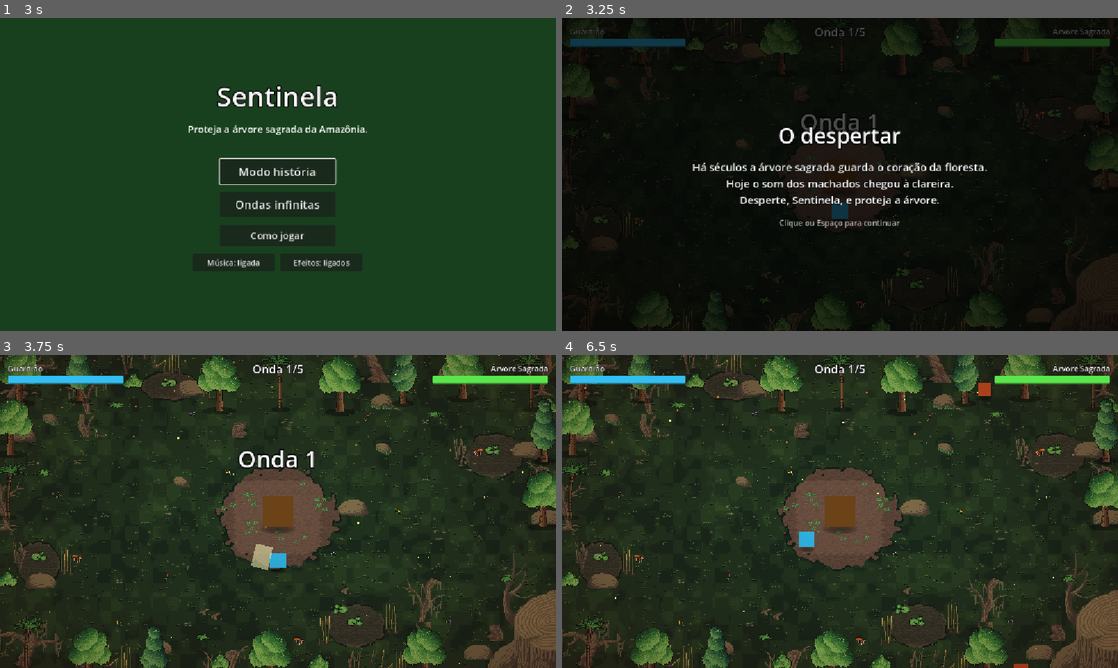
Above: before the commit, frames 1-4 (two rows, left to right).
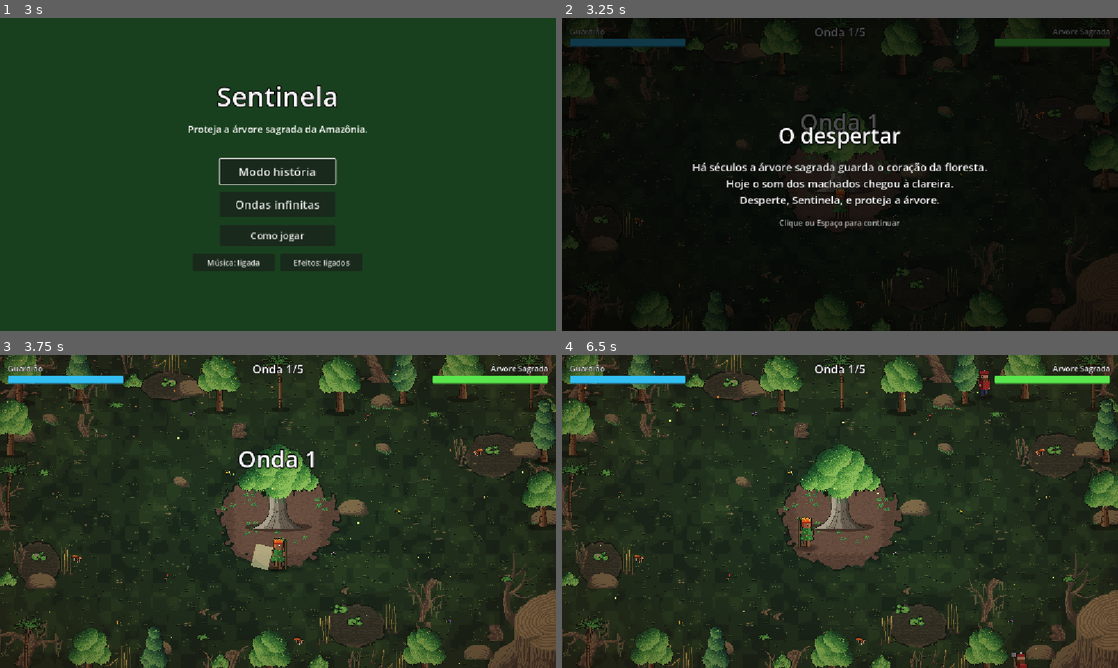
Above: after the commit, the same moments.

Repository: elian-sss/sentinela
Game: Godot game, scene res://cenas/telas/TelaInicial.tscn
Two runs of this game, one before a commit and one after it. Both use one fixed random seed, a clock stepped at 60 frames per second and the inputs below.
Inputs (mouse positions are in pixels of both pictures, inside the frame that each line leads up to):
- Up to frame 1 (3 s): click "Como jogar" at 0.5 s; click "Voltar" at 1.25 s; click "Como jogar" at 2 s; tap Enter (ui_accept) at 2.75 s; move the mouse to (400, 158) at 2.77 s; press the mouse at (400, 158) at 2.78 s; hold D (mover_direita) from 2.78 s (still down)
- Up to frame 2 (3.25 s): keep holding D (mover_direita); tap Enter (ui_accept) at 3.02 s
- Up to frame 3 (3.75 s): tap Enter (ui_accept) at 3.5 s; move the mouse to (166, 527) at 3.52 s; release D (mover_direita) at 3.53 s; release the mouse at (166, 527) at 3.53 s; hold S (mover_baixo) from 3.53 s (still down); tap Space (dash) at 3.6 s; click (166, 527) at 3.67 s
- Up to frame 4 (6.5 s): tap Enter (ui_accept) at 3.77, 5.27, 6.02 s; move the mouse to (895, 442) at 4.27 s; release S (mover_baixo) at 4.28 s; hold D (mover_direita) 4.28-5.03 s; hold R (reiniciar) 4.28-5.03 s; click (895, 442) at 4.42 s; move the mouse to (812, 574) at 5.02 s; hold W (mover_cima) 5.03-5.78 s; click (812, 574) at 5.1 s; move the mouse to (1006, 558) at 5.77 s; hold A (mover_esquerda) from 5.78 s (still down); tap Space (dash) at 5.85 s; click (1006, 558) at 5.92 s

Frame 1 is identical in both runs. In frame 2, 0.7% of the frame differs, in the area x 43-58%, y 30-65%; in frame 3, 2.2%; in frame 4, 2.7%, in the area x 42-84%, y 4-100%.

Commit message:
Troca os placeholders do herói, inimigos, chefe, árvore sagrada e itens por sprites animados

Diff:
--- a/cenas/arvore/Arvore.tscn
+++ b/cenas/arvore/Arvore.tscn
@@ -1,21 +1,10 @@
 [gd_scene load_steps=5 format=3]
+[ext_resource type="Texture2D" path="res://assets/personagens/arvore_sagrada.png" id="2_textura"]
 
 [ext_resource type="Script" path="res://cenas/arvore/arvore.gd" id="1_arvore"]
 
 [sub_resource type="RectangleShape2D" id="RectangleShape2D_arvore"]
 size = Vector2(64, 64)
-
-[sub_resource type="Gradient" id="Gradient_sombra"]
-offsets = PackedFloat32Array(0, 0.6, 1)
-colors = PackedColorArray(0, 0, 0, 0.45, 0, 0, 0, 0.3, 0, 0, 0, 0)
-
-[sub_resource type="GradientTexture2D" id="GradientTexture2D_sombra"]
-gradient = SubResource("Gradient_sombra")
-width = 84
-height = 24
-fill = 1
-fill_from = Vector2(0.5, 0.5)
-fill_to = Vector2(1, 0.5)
 
 [node name="Arvore" type="StaticBody2D" groups=["arvore"]]
 script = ExtResource("1_arvore")
@@ -23,15 +12,7 @@
 [node name="Colisao" type="CollisionShape2D" parent="."]
 shape = SubResource("RectangleShape2D_arvore")
 
-[node name="Visual" type="ColorRect" parent="."]
-offset_left = -32.0
-offset_top = -32.0
-offset_right = 32.0
-offset_bottom = 32.0
-mouse_filter = 2
-color = Color(0.45, 0.28, 0.1, 1)
-
-[node name="Sombra" type="Sprite2D" parent="."]
-z_index = -1
-position = Vector2(0, 37)
-texture = SubResource("GradientTexture2D_sombra")
+[node name="Visual" type="Sprite2D" parent="."]
+texture_filter = 1
+position = Vector2(0, -48)
+texture = ExtResource("2_textura")
--- a/cenas/chefe/Chefe.tscn
+++ b/cenas/chefe/Chefe.tscn
@@ -1,21 +1,10 @@
 [gd_scene load_steps=5 format=3]
+[ext_resource type="SpriteFrames" path="res://cenas/chefe/escavadeira_quadros.tres" id="2_quadros"]
 
 [ext_resource type="Script" path="res://cenas/chefe/chefe.gd" id="1_chefe"]
 
 [sub_resource type="RectangleShape2D" id="RectangleShape2D_chefe"]
 size = Vector2(96, 72)
-
-[sub_resource type="Gradient" id="Gradient_sombra"]
-offsets = PackedFloat32Array(0, 0.6, 1)
-colors = PackedColorArray(0, 0, 0, 0.45, 0, 0, 0, 0.3, 0, 0, 0, 0)
-
-[sub_resource type="GradientTexture2D" id="GradientTexture2D_sombra"]
-gradient = SubResource("Gradient_sombra")
-width = 112
-height = 28
-fill = 1
-fill_from = Vector2(0.5, 0.5)
-fill_to = Vector2(1, 0.5)
 
 [node name="Chefe" type="CharacterBody2D" groups=["inimigos"]]
 collision_layer = 2
@@ -32,15 +21,8 @@
 [node name="Colisao" type="CollisionShape2D" parent="."]
 shape = SubResource("RectangleShape2D_chefe")
 
-[node name="Visual" type="ColorRect" parent="."]
-offset_left = -48.0
-offset_top = -36.0
-offset_right = 48.0
-offset_bottom = 36.0
-mouse_filter = 2
-color = Color(0.45, 0.4, 0.5, 1)
-
-[node name="Sombra" type="Sprite2D" parent="."]
-z_index = -1
-position = Vector2(0, 42)
-texture = SubResource("GradientTexture2D_sombra")
+[node name="Visual" type="AnimatedSprite2D" parent="."]
+texture_filter = 1
+sprite_frames = ExtResource("2_quadros")
+animation = &"andando"
+autoplay = "andando"
--- a/cenas/chefe/chefe.gd
+++ b/cenas/chefe/chefe.gd
@@ -44,9 +44,8 @@
 var _tempo_ate_invocacao: float = 0.0
 var _arvore: Arvore
 var _heroi: Heroi
-var _cor_original: Color
 
-@onready var _visual: ColorRect = $Visual
+@onready var _visual: AnimatedSprite2D = $Visual
 @onready var _linha_aviso: Line2D = $LinhaAviso
 
 
@@ -54,7 +53,6 @@
 	_arvore = get_tree().get_first_node_in_group("arvore")
 	_heroi = get_tree().get_first_node_in_group("heroi")
 	vida_atual = vida_maxima
-	_cor_original = _visual.color
 	_tempo_ate_ataque_arvore = intervalo_ataque_arvore
 	_tempo_ate_invocacao = intervalo_invocacao
 	_mudar_estado(Estado.AVANCANDO)
@@ -74,6 +72,17 @@
 				_mudar_estado(Estado.AVANCANDO)
 	_contar_invocacao(delta)
 	_ferir_heroi_se_encostar()
+	_atualizar_animacao()
+
+
+## As esteiras só giram quando a escavadeira se move. O braço aponta para onde ela vai.
+func _atualizar_animacao() -> void:
+	if velocity.x != 0.0:
+		_visual.flip_h = velocity.x < 0.0
+	if velocity == Vector2.ZERO:
+		_visual.pause()
+	else:
+		_visual.play("andando")
 
 
 func receber_dano(valor: int) -> void:
@@ -83,7 +92,7 @@
 		valor *= multiplicador_dano_atordoado
 	vida_atual = maxi(vida_atual - valor, 0)
 	vida_alterada.emit(vida_atual, vida_maxima)
-	Feedback.piscar_branco(self, _visual, _cor_original)
+	Feedback.piscar_branco(self, _visual)
 	if vida_atual == 0:
 		_morrer()
 
--- /dev/null
+++ b/cenas/chefe/escavadeira_quadros.tres
@@ -0,0 +1,19 @@
+[gd_resource type="SpriteFrames" load_steps=4 format=3]
+
+[ext_resource type="Texture2D" path="res://assets/personagens/escavadeira.png" id="1_folha"]
+
+[sub_resource type="AtlasTexture" id="quadro_0"]
+atlas = ExtResource("1_folha")
+region = Rect2(0, 0, 124, 96)
+
+[sub_resource type="AtlasTexture" id="quadro_1"]
+atlas = ExtResource("1_folha")
+region = Rect2(124, 0, 124, 96)
+
+[resource]
+animations = [{
+"frames": [{"duration": 1.0, "texture": SubResource("quadro_0")}, {"duration": 1.0, "texture": SubResource("quadro_1")}],
+"loop": true,
+"name": &"andando",
+"speed": 6.0
+}]
--- a/cenas/heroi/Heroi.tscn
+++ b/cenas/heroi/Heroi.tscn
@@ -1,4 +1,5 @@
 [gd_scene load_steps=5 format=3]
+[ext_resource type="SpriteFrames" path="res://cenas/heroi/heroi_quadros.tres" id="2_quadros"]
 
 [ext_resource type="Script" path="res://cenas/heroi/heroi.gd" id="1_heroi"]
 
@@ -25,15 +26,18 @@
 [node name="Colisao" type="CollisionShape2D" parent="."]
 shape = SubResource("RectangleShape2D_heroi")
 
-[node name="Visual" type="ColorRect" parent="."]
-offset_left = -16.0
-offset_top = -16.0
-offset_right = 16.0
-offset_bottom = 16.0
-mouse_filter = 2
-color = Color(0.2, 0.75, 0.95, 1)
+[node name="Visual" type="AnimatedSprite2D" parent="."]
+texture_filter = 1
+position = Vector2(0, -15)
+scale = Vector2(1.5, 1.5)
+sprite_frames = ExtResource("2_quadros")
+animation = &"parado"
+autoplay = "parado"
+
 
 [node name="Escudo" type="Line2D" parent="."]
+position = Vector2(0, -15)
+scale = Vector2(1.4, 1.4)
 visible = false
 points = PackedVector2Array(26.00, 0.00, 25.11, 6.73, 22.52, 13.00, 18.38, 18.38, 13.00, 22.52, 6.73, 25.11, 0.00, 26.0 …(255 unchanged characters)…
 closed = true
@@ -42,5 +46,6 @@
 
 [node name="Sombra" type="Sprite2D" parent="."]
 z_index = -1
-position = Vector2(0, 21)
+position = Vector2(0, 18)
+scale = Vector2(1.5, 1.5)
 texture = SubResource("GradientTexture2D_sombra")
--- a/cenas/heroi/heroi.gd
+++ b/cenas/heroi/heroi.gd
@@ -39,7 +39,7 @@
 var _tempo_velocidade: float = 0.0
 var _tempo_forca: float = 0.0
 
-@onready var _visual: ColorRect = $Visual
+@onready var _visual: AnimatedSprite2D = $Visual
 @onready var _indicador_escudo: Line2D = $Escudo
 
 
@@ -67,6 +67,14 @@
 		velocity = direcao * velocidade * (multiplicador_velocidade if tem_velocidade() else 1.0)
 
 	move_and_slide()
+	_atualizar_animacao()
+
+
+## Vira para o lado em que olha e troca entre parado e andando.
+func _atualizar_animacao() -> void:
+	if _direcao_olhar.x != 0.0:
+		_visual.flip_h = _direcao_olhar.x < 0.0
+	_visual.play("andando" if velocity != Vector2.ZERO else "parado")
 
 
 func esta_em_dash() -> bool:
--- /dev/null
+++ b/cenas/heroi/heroi_quadros.tres
@@ -0,0 +1,40 @@
+[gd_resource type="SpriteFrames" load_steps=8 format=3]
+
+[ext_resource type="Texture2D" path="res://assets/personagens/heroi.png" id="1_folha"]
+
+[sub_resource type="AtlasTexture" id="quadro_0"]
+atlas = ExtResource("1_folha")
+region = Rect2(0, 0, 32, 44)
+
+[sub_resource type="AtlasTexture" id="quadro_1"]
+atlas = ExtResource("1_folha")
+region = Rect2(32, 0, 32, 44)
+
+[sub_resource type="AtlasTexture" id="quadro_2"]
+atlas = ExtResource("1_folha")
+region = Rect2(64, 0, 32, 44)
+
+[sub_resource type="AtlasTexture" id="quadro_3"]
+atlas = ExtResource("1_folha")
+region = Rect2(96, 0, 32, 44)
+
+[sub_resource type="AtlasTexture" id="quadro_4"]
+atlas = ExtResource("1_folha")
+region = Rect2(128, 0, 32, 44)
+
+[sub_resource type="AtlasTexture" id="quadro_5"]
+atlas = ExtResource("1_folha")
+region = Rect2(160, 0, 32, 44)
+
+[resource]
+animations = [{
+"frames": [{"duration": 1.0, "texture": SubResource("quadro_0")}, {"duration": 1.0, "texture": SubResource("quadro_1")}],
+"loop": true,
+"name": &"parado",
+"speed": 3.0
+}, {
+"frames": [{"duration": 1.0, "texture": SubResource("quadro_2")}, {"duration": 1.0, "texture": SubResource("quadro_3")}, {"duration": 1.0, "texture": SubResource("quadro_4")}, {"duration": 1.0, "texture": SubResource("quadro_5")}],
+"loop": true,
+"name": &"andando",
+"speed": 8.0
+}]
--- a/cenas/inimigo/Inimigo.tscn
+++ b/cenas/inimigo/Inimigo.tscn
@@ -1,4 +1,5 @@
 [gd_scene load_steps=5 format=3]
+[ext_resource type="SpriteFrames" path="res://cenas/inimigo/lenhador_quadros.tres" id="2_quadros"]
 
 [ext_resource type="Script" path="res://cenas/inimigo/inimigo.gd" id="1_inimigo"]
 
@@ -24,15 +25,17 @@
 [node name="Colisao" type="CollisionShape2D" parent="."]
 shape = SubResource("RectangleShape2D_inimigo")
 
-[node name="Visual" type="ColorRect" parent="."]
-offset_left = -14.0
-offset_top = -14.0
-offset_right = 14.0
-offset_bottom = 14.0
-mouse_filter = 2
-color = Color(0.9, 0.35, 0.15, 1)
+[node name="Visual" type="AnimatedSprite2D" parent="."]
+texture_filter = 1
+position = Vector2(0, -12)
+scale = Vector2(1.5, 1.5)
+sprite_frames = ExtResource("2_quadros")
+animation = &"andando"
+autoplay = "andando"
+
 
 [node name="Sombra" type="Sprite2D" parent="."]
 z_index = -1
-position = Vector2(0, 19)
+position = Vector2(0, 16)
+scale = Vector2(1.5, 1.5)
 texture = SubResource("GradientTexture2D_sombra")
--- a/cenas/inimigo/Motosserrista.tscn
+++ b/cenas/inimigo/Motosserrista.tscn
@@ -1,4 +1,5 @@
-[gd_scene load_steps=2 format=3]
+[gd_scene load_steps=3 format=3]
+[ext_resource type="SpriteFrames" path="res://cenas/inimigo/motosserrista_quadros.tres" id="2_quadros"]
 
 [ext_resource type="PackedScene" path="res://cenas/inimigo/Inimigo.tscn" id="1_base"]
 
@@ -6,4 +7,4 @@
 tipo = "motosserrista"
 
 [node name="Visual" parent="." index="1"]
-color = Color(0.95, 0.8, 0.15, 1)
+sprite_frames = ExtResource("2_quadros")
--- a/cenas/inimigo/inimigo.gd
+++ b/cenas/inimigo/inimigo.gd
@@ -30,16 +30,14 @@
 var _tempo_ate_ataque: float = 0.0
 var _tempo_ate_dano_heroi: float = 0.0
 var _empurrao: Vector2 = Vector2.ZERO
-var _cor_original: Color
 
-@onready var _visual: ColorRect = $Visual
+@onready var _visual: AnimatedSprite2D = $Visual
 
 
 func _ready() -> void:
 	_aplicar_balanceamento()
 	_arvore = get_tree().get_first_node_in_group("arvore")
 	_heroi = get_tree().get_first_node_in_group("heroi")
-	_cor_original = _visual.color
 	_tempo_ate_ataque = intervalo_ataque
 
 
@@ -54,12 +52,15 @@
 		velocity = Vector2.ZERO
 		return
 
+	_visual.flip_h = _arvore.global_position.x < global_position.x
 	if global_position.distance_to(_arvore.global_position) > alcance_ataque:
 		velocity = global_position.direction_to(_arvore.global_position) * velocidade
 		move_and_slide()
+		_visual.play("andando")
 	else:
 		velocity = Vector2.ZERO
 		_atacar_arvore(delta)
+		_visual.play("atacando")
 
 
 ## Copia os números do tipo (vida, velocidade, danos...) para as variáveis de mesmo nome.
@@ -71,7 +72,7 @@
 
 func receber_dano(valor: int) -> void:
 	vida -= valor
-	Feedback.piscar_branco(self, _visual, _cor_original)
+	Feedback.piscar_branco(self, _visual)
 
 
 func empurrar(impulso: Vector2) -> void:
--- /dev/null
+++ b/cenas/inimigo/lenhador_quadros.tres
@@ -0,0 +1,40 @@
+[gd_resource type="SpriteFrames" load_steps=8 format=3]
+
+[ext_resource type="Texture2D" path="res://assets/personagens/lenhador.png" id="1_folha"]
+
+[sub_resource type="AtlasTexture" id="quadro_0"]
+atlas = ExtResource("1_folha")
+region = Rect2(0, 0, 28, 38)
+
+[sub_resource type="AtlasTexture" id="quadro_1"]
+atlas = ExtResource("1_folha")
+region = Rect2(28, 0, 28, 38)
+
+[sub_resource type="AtlasTexture" id="quadro_2"]
+atlas = ExtResource("1_folha")
+region = Rect2(56, 0, 28, 38)
+
+[sub_resource type="AtlasTexture" id="quadro_3"]
+atlas = ExtResource("1_folha")
+region = Rect2(84, 0, 28, 38)
+
+[sub_resource type="AtlasTexture" id="quadro_4"]
+atlas = ExtResource("1_folha")
+region = Rect2(112, 0, 28, 38)
+
+[sub_resource type="AtlasTexture" id="quadro_5"]
+atlas = ExtResource("1_folha")
+region = Rect2(140, 0, 28, 38)
+
+[resource]
+animations = [{
+"frames": [{"duration": 1.0, "texture": SubResource("quadro_0")}, {"duration": 1.0, "texture": SubResource("quadro_1")}, {"duration": 1.0, "texture": SubResource("quadro_2")}, {"duration": 1.0, "texture": SubResource("quadro_3")}],
+"loop": true,
+"name": &"andando",
+"speed": 7.0
+}, {
+"frames": [{"duration": 1.0, "texture": SubResource("quadro_4")}, {"duration": 1.0, "texture": SubResource("quadro_5")}],
+"loop": true,
+"name": &"atacando",
+"speed": 2.0
+}]
--- /dev/null
+++ b/cenas/inimigo/motosserrista_quadros.tres
@@ -0,0 +1,40 @@
+[gd_resource type="SpriteFrames" load_steps=8 format=3]
+
+[ext_resource type="Texture2D" path="res://assets/personagens/motosserrista.png" id="1_folha"]
+
+[sub_resource type="AtlasTexture" id="quadro_0"]
+atlas = ExtResource("1_folha")
+region = Rect2(0, 0, 28, 38)
+
+[sub_resource type="AtlasTexture" id="quadro_1"]
+atlas = ExtResource("1_folha")
+region = Rect2(28, 0, 28, 38)
+
+[sub_resource type="AtlasTexture" id="quadro_2"]
+atlas = ExtResource("1_folha")
+region = Rect2(56, 0, 28, 38)
+
+[sub_resource type="AtlasTexture" id="quadro_3"]
+atlas = ExtResource("1_folha")
+region = Rect2(84, 0, 28, 38)
+
+[sub_resource type="AtlasTexture" id="quadro_4"]
+atlas = ExtResource("1_folha")
+region = Rect2(112, 0, 28, 38)
+
+[sub_resource type="AtlasTexture" id="quadro_5"]
+atlas = ExtResource("1_folha")
+region = Rect2(140, 0, 28, 38)
+
+[resource]
+animations = [{
+"frames": [{"duration": 1.0, "texture": SubResource("quadro_0")}, {"duration": 1.0, "texture": SubResource("quadro_1")}, {"duration": 1.0, "texture": SubResource("quadro_2")}, {"duration": 1.0, "texture": SubResource("quadro_3")}],
+"loop": true,
+"name": &"andando",
+"speed": 10.0
+}, {
+"frames": [{"duration": 1.0, "texture": SubResource("quadro_4")}, {"duration": 1.0, "texture": SubResource("quadro_5")}],
+"loop": true,
+"name": &"atacando",
+"speed": 14.0
+}]
--- a/cenas/item/Item.tscn
+++ b/cenas/item/Item.tscn
@@ -12,9 +12,6 @@
 [node name="Colisao" type="CollisionShape2D" parent="."]
 shape = SubResource("CircleShape2D_item")
 
-[node name="Visual" type="ColorRect" parent="."]
-offset_left = -8.0
-offset_top = -8.0
-offset_right = 8.0
-offset_bottom = 8.0
-mouse_filter = 2
+[node name="Visual" type="Sprite2D" parent="."]
+scale = Vector2(1.5, 1.5)
+texture_filter = 1
--- a/cenas/item/item.gd
+++ b/cenas/item/item.gd
@@ -9,13 +9,15 @@
 
 enum Tipo { FRUTA, ERVA, ESCUDO, VELOCIDADE, FORCA }
 
-const CORES: Dictionary = {
-	Tipo.FRUTA: Color(0.95, 0.25, 0.35),
-	Tipo.ERVA: Color(0.6, 1.0, 0.45),
-	Tipo.ESCUDO: Color(0.55, 0.85, 1.0),
-	Tipo.VELOCIDADE: Color(1.0, 0.85, 0.2),
-	Tipo.FORCA: Color(0.75, 0.4, 1.0),
+const TEXTURAS: Dictionary = {
+	Tipo.FRUTA: preload("res://assets/personagens/item_fruta.png"),
+	Tipo.ERVA: preload("res://assets/personagens/item_erva.png"),
+	Tipo.ESCUDO: preload("res://assets/personagens/item_escudo.png"),
+	Tipo.VELOCIDADE: preload("res://assets/personagens/item_velocidade.png"),
+	Tipo.FORCA: preload("res://assets/personagens/item_forca.png"),
 }
+const ALTURA_FLUTUAR: float = 2.0 ## pixels que o item sobe e desce no chão
+const VELOCIDADE_FLUTUAR: float = 4.0
 
 @export var tipo: Tipo = Tipo.FRUTA
 var cura_fruta: int = Balanceamento.ITEM_CURA_FRUTA
@@ -29,17 +31,18 @@
 
 var _tempo_restante: float = 0.0
 
-@onready var _visual: ColorRect = $Visual
+@onready var _visual: Sprite2D = $Visual
 
 
 func _ready() -> void:
 	_tempo_restante = tempo_no_chao
-	_visual.color = CORES[tipo]
+	_visual.texture = TEXTURAS[tipo]
 	body_entered.connect(_ao_tocar_corpo)
 
 
 func _process(delta: float) -> void:
 	_tempo_restante -= delta
+	_visual.position.y = sin(_tempo_restante * VELOCIDADE_FLUTUAR) * ALTURA_FLUTUAR
 	if _tempo_restante <= 0.0:
 		queue_free()
 	elif _tempo_restante <= tempo_piscando:
--- a/cenas/jogo/feedback.gd
+++ b/cenas/jogo/feedback.gd
@@ -10,13 +10,15 @@
 const PISCAR_BARRA_ARVORE: bool = ATIVO
 
 const DURACAO_PISCAR_BRANCO: float = 0.1
+const BRILHO_PISCAR: Color = Color(3, 3, 3) ## acima de 1 clareia o sprite até quase branco
 
 
-## Deixa o visual branco por um instante e volta à cor original. O tween morre junto com o nó.
-static func piscar_branco(no: Node, visual: ColorRect, cor_original: Color) -> void:
+## Clareia o visual por um instante e volta ao normal. O tween morre junto com o nó.
+## Usa self_modulate para não brigar com o modulate (tons de power-up e do chefe atordoado).
+static func piscar_branco(no: Node, visual: CanvasItem) -> void:
 	if not PISCAR_INIMIGO_ATINGIDO:
 		return
-	visual.color = Color.WHITE
+	visual.self_modulate = BRILHO_PISCAR
 	var tween: Tween = no.create_tween()
 	tween.tween_interval(DURACAO_PISCAR_BRANCO)
-	tween.tween_callback(func() -> void: visual.color = cor_original)
+	tween.tween_callback(func() -> void: visual.self_modulate = Color.WHITE)
Binary file added: assets/personagens/arvore_sagrada.png
Not shown, added: assets/personagens/arvore_sagrada.png.import
Binary file added: assets/personagens/escavadeira.png
Not shown, added: assets/personagens/escavadeira.png.import
Binary file added: assets/personagens/heroi.png
Not shown, added: assets/personagens/heroi.png.import
Binary file added: assets/personagens/item_erva.png
Not shown, added: assets/personagens/item_erva.png.import
Binary file added: assets/personagens/item_escudo.png
Not shown, added: assets/personagens/item_escudo.png.import
Binary file added: assets/personagens/item_forca.png
Not shown, added: assets/personagens/item_forca.png.import
(and 9 more such lines)
